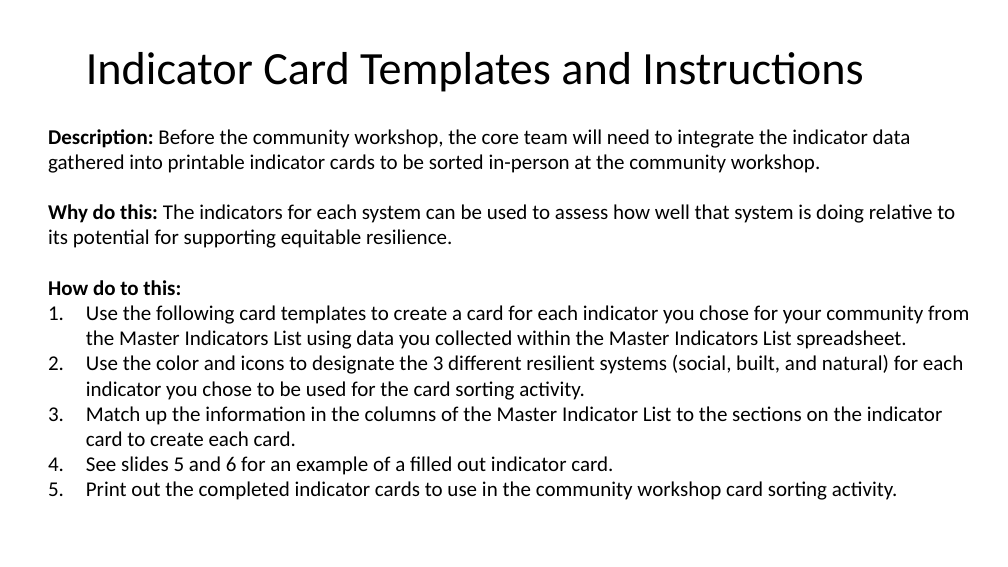
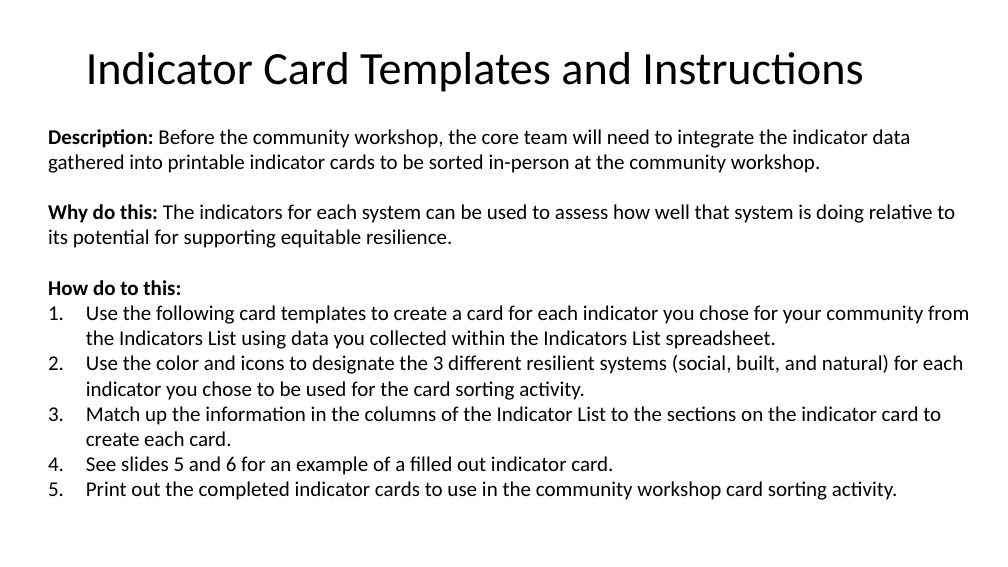
Before and after one commit to USEPA/Equitable-Resilience-Builder-GUI, a slide deck: slide 1 of erb_supporting_docs/Code_Resources/ERB/Static_Data/Supporting_DOC/Indicator_Card_Template.pptx. Drawn at 1008x567 pixels with LibreOffice and Linux fonts; fonts in the diff are those of the drawing. Boxes give left, top, right and bottom in pixels: in the first picture for what was removed or moved away, otherwise in the second. Text is boxed around its words. In the diff, an @@ line names an element or a change of style, - is before the commit and + after.

```diff
--- a/erb_supporting_docs/Code_Resources/ERB/Static_Data/Supporting_DOC/Indicator_Card_Template.pptx
+++ b/erb_supporting_docs/Code_Resources/ERB/Static_Data/Supporting_DOC/Indicator_Card_Template.pptx
@@ text at (86, 305, 969, 349): text changed @@
-1. Use the following card templates to create a card for each indicator you chose for your community from the Master Indicators List using data you collected within the Master Indicators List spreadsheet.
+1. Use the following card templates to create a card for each indicator you chose for your community from the Indicators List using data you collected within the Indicators List spreadsheet.
@@ text at (86, 406, 941, 446): text changed @@
-3. Match up the information in the columns of the Master Indicator List to the sections on the indicator card to create each card.
+3. Match up the information in the columns of the Indicator List to the sections on the indicator card to create each card.
```
Also in this commit, not shown: 5 other slides changed, 20 other files.
